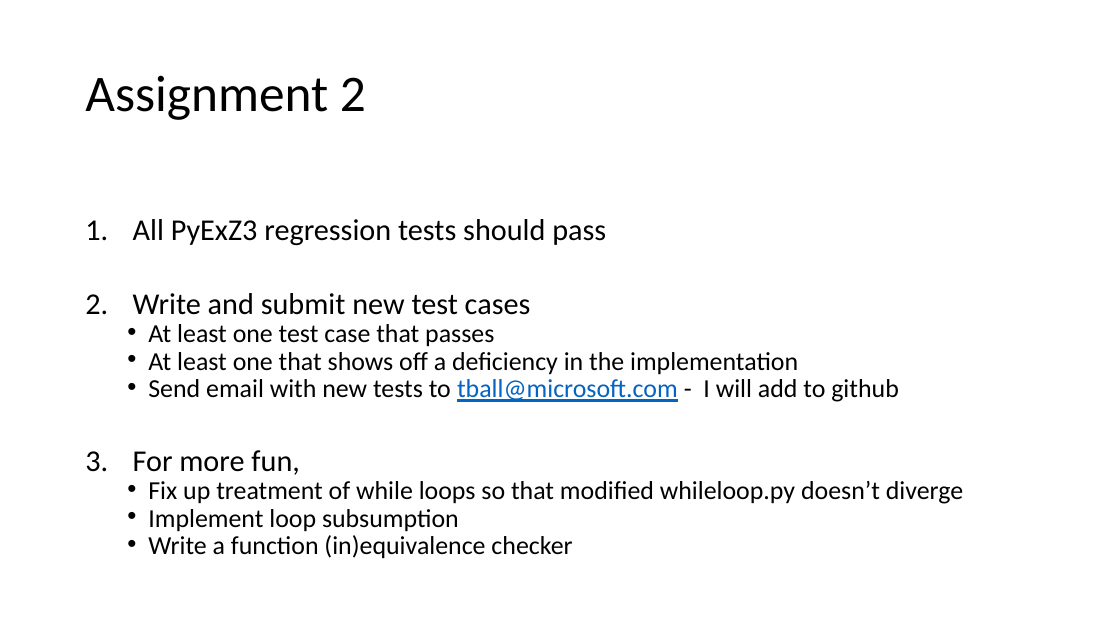
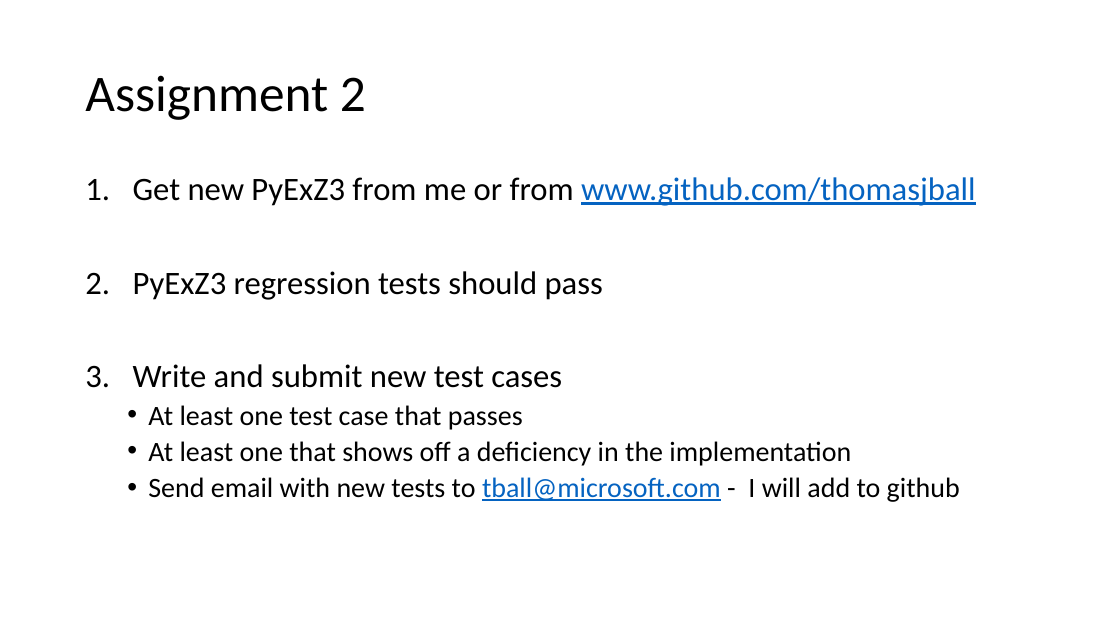
Before and after one commit to thomasjball/PyExZ3, a slide deck: slide 26 of marktoberdorf_slides/Marktoberdorf2014_2.pptx. Drawn at 1120x630 pixels with LibreOffice and Linux fonts; fonts in the diff are those of the drawing. Boxes give left, top, right and bottom in pixels: in the first picture for what was removed or moved away, otherwise in the second. Text is boxed around its words. In the diff, an @@ line names an element or a change of style, - is before the commit and + after.

Commit message:
update slides

```diff
--- a/marktoberdorf_slides/Marktoberdorf2014_2.pptx
+++ b/marktoberdorf_slides/Marktoberdorf2014_2.pptx
@@ text at (133,177,976,300): text changed; size 25.9 to 28 pt @@
-1. All PyExZ3 regression tests should pass
+1. Get new PyExZ3 from me or from www.github.com/thomasjball
+2. PyExZ3 regression tests should pass
@@ text at (133,364,960,502): size 25.9 to 28 pt in "Write and submit new test cases"; size 22.2 to 24 pt in "At least one test case that passes", "At least one that shows off a ...", "Send email with new tests to tball@microsoft.com ..."; line spacing 0.7 to 0.9 @@
@@ text at (133,450,963,559): paragraphs removed @@
-3. For more fun,
-  • Fix up treatment of while loops so that modified whileloop.py doesn’t diverge
-  • Implement loop subsumption
-  • Write a function (in)equivalence checker
```
Also in this commit, not shown: 1 other slide changed, 1 slide added, 1 slide removed, 5 other files.
